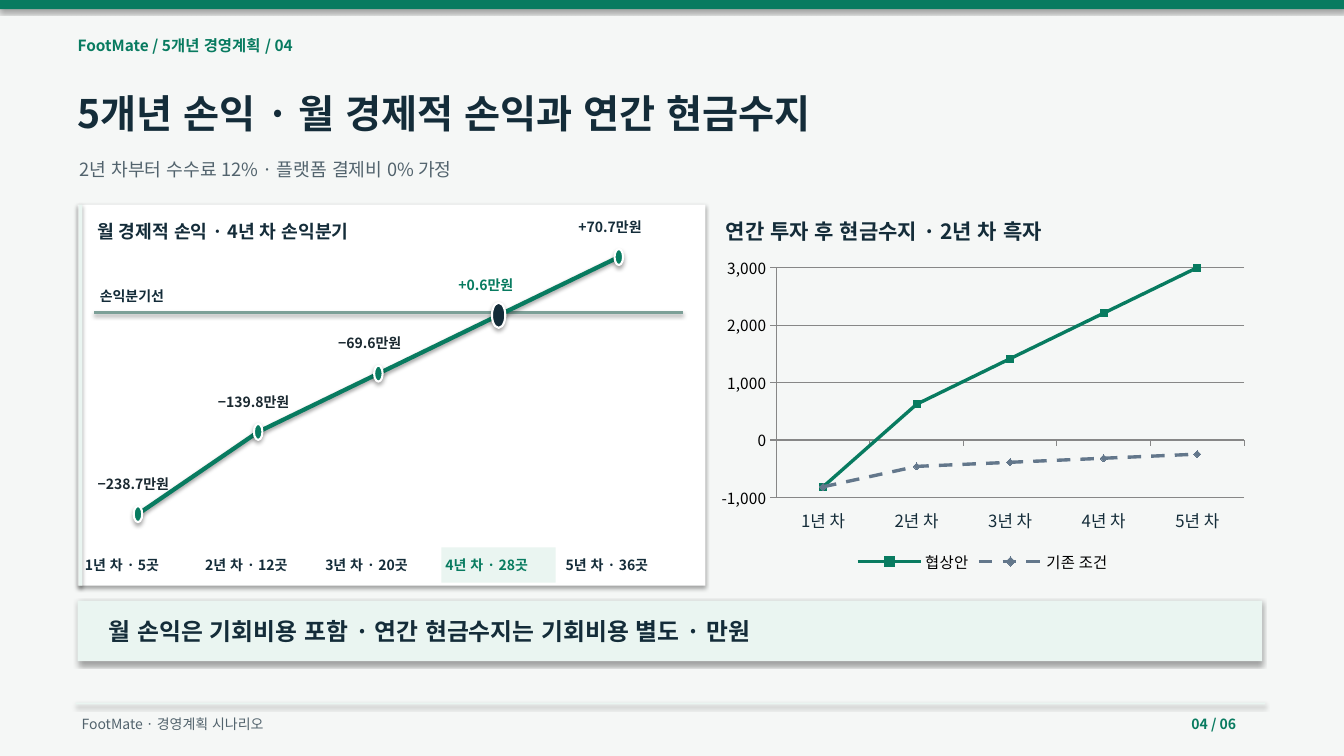
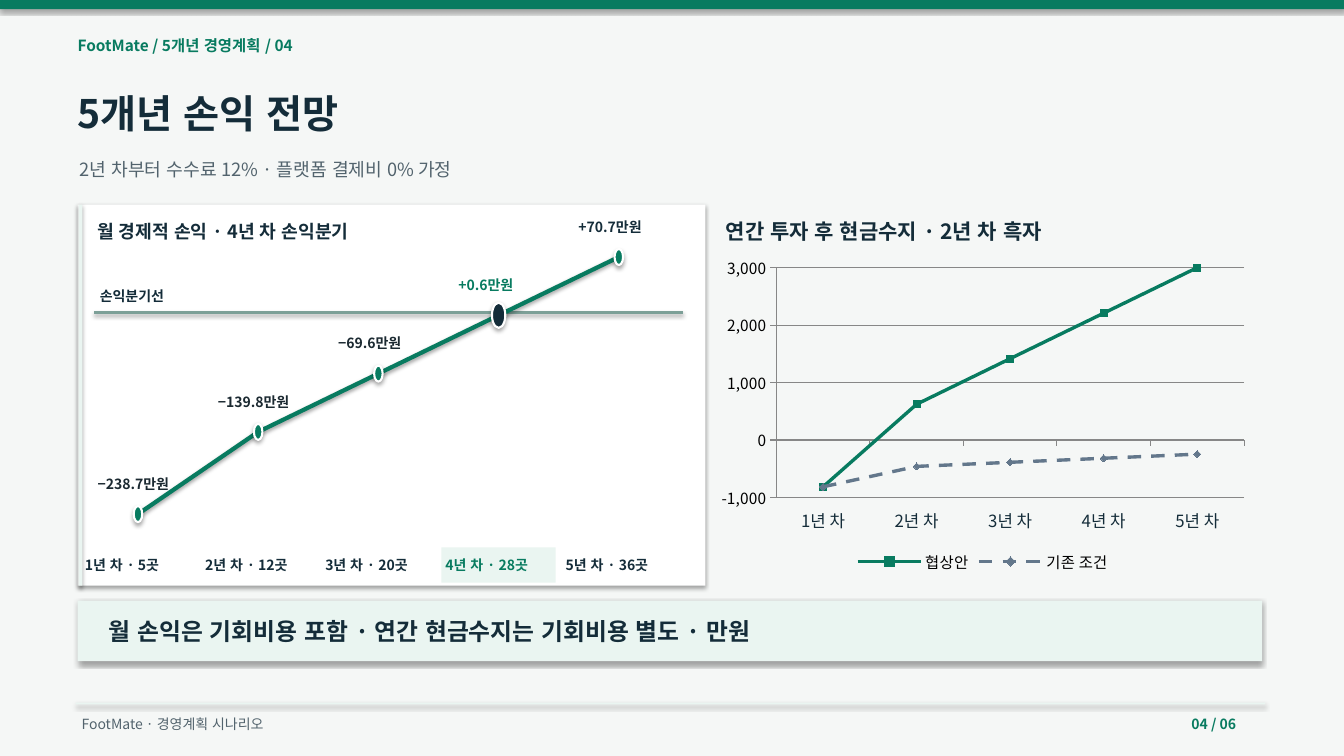
Before and after one commit to dohyunkimmm/footmate-case-study, a slide deck: slide 4 of src/case-study/downloads/footmate_5year_strategy.pptx. Drawn at 1344x756 pixels with LibreOffice and Linux fonts; fonts in the diff are those of the drawing. Boxes give left, top, right and bottom in pixels: in the first picture for what was removed or moved away, otherwise in the second. Text is boxed around its words. In the diff, an @@ line names an element or a change of style, - is before the commit and + after.

```diff
--- a/src/case-study/downloads/footmate_5year_strategy.pptx
+++ b/src/case-study/downloads/footmate_5year_strategy.pptx
@@ text at [78, 95, 339, 132]: text changed @@
-5개년 손익 · 월 경제적 손익과 연간 현금수지
+5개년 손익 전망
```
Also in this commit, not shown: 2 other slides changed, 11 other files.
